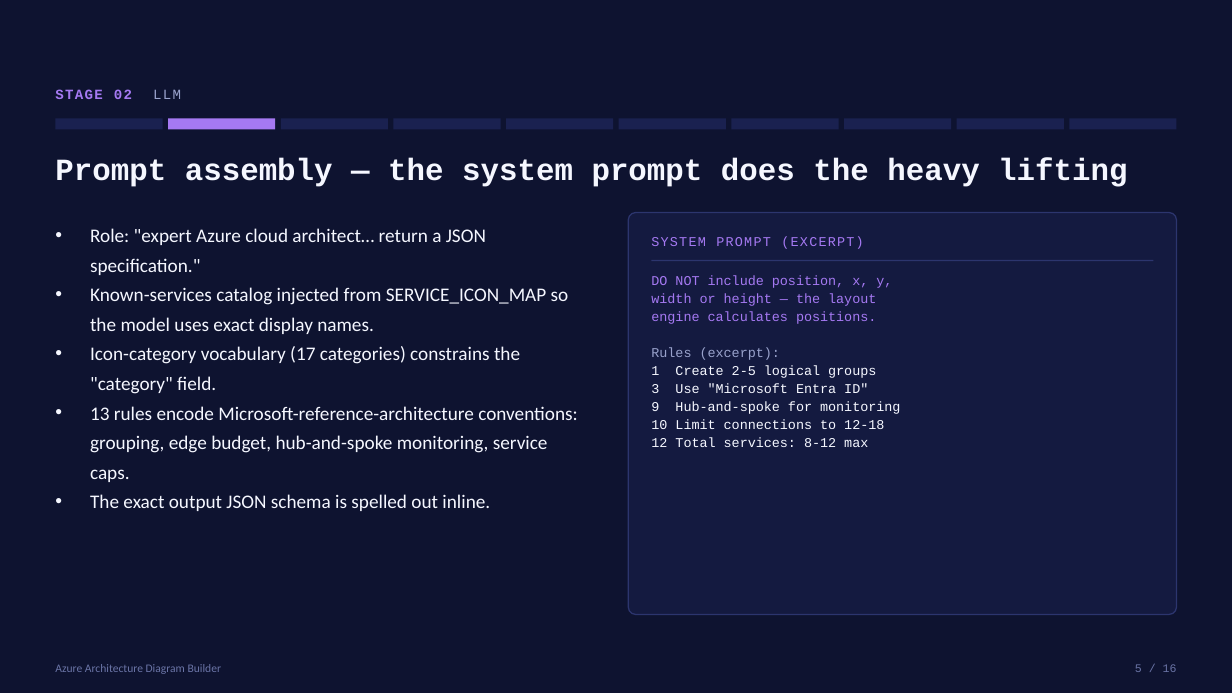
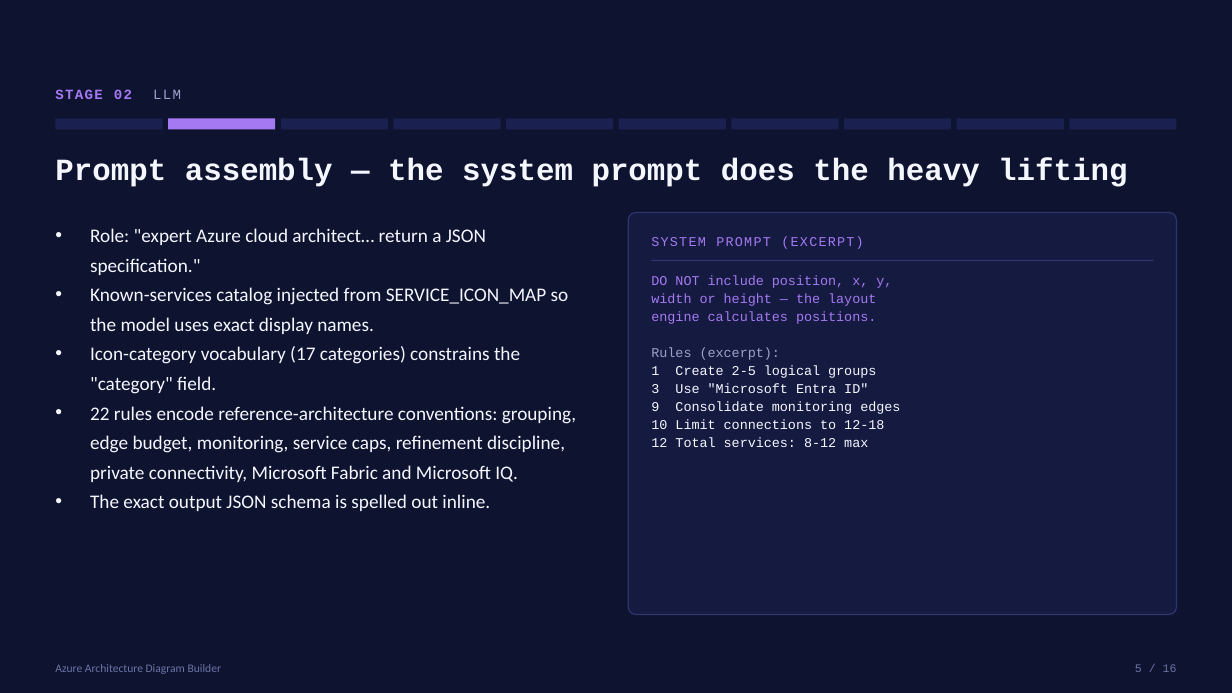
Before and after one commit to Arturo-Quiroga-MSFT/azure-architecture-diagram-builder, a slide deck: slide 5 of decks/diagram-generation/How-Diagrams-Are-Generated-Technical.pptx. Drawn at 1232x693 pixels with LibreOffice and Linux fonts; fonts in the diff are those of the drawing. Boxes give left, top, right and bottom in pixels: in the first picture for what was removed or moved away, otherwise in the second. Text is boxed around its words. In the diff, an @@ line names an element or a change of style, - is before the commit and + after.

```diff
--- a/decks/diagram-generation/How-Diagrams-Are-Generated-Technical.pptx
+++ b/decks/diagram-generation/How-Diagrams-Are-Generated-Technical.pptx
@@ text at [90,406,576,482]: text changed @@
-• 13 rules encode Microsoft-reference-architecture conventions: grouping, edge budget, hub-and-spoke monitoring, service caps.
+• 22 rules encode reference-architecture conventions: grouping, edge budget, monitoring, service caps, refinement discipline, private connectivity, Microsoft Fabric and Microsoft IQ.
@@ text at [651,402,900,414]: text changed @@
-9 Hub-and-spoke for monitoring
+9 Consolidate monitoring edges
```
Also in this commit, not shown: 10 other slides changed, 8 other files.
